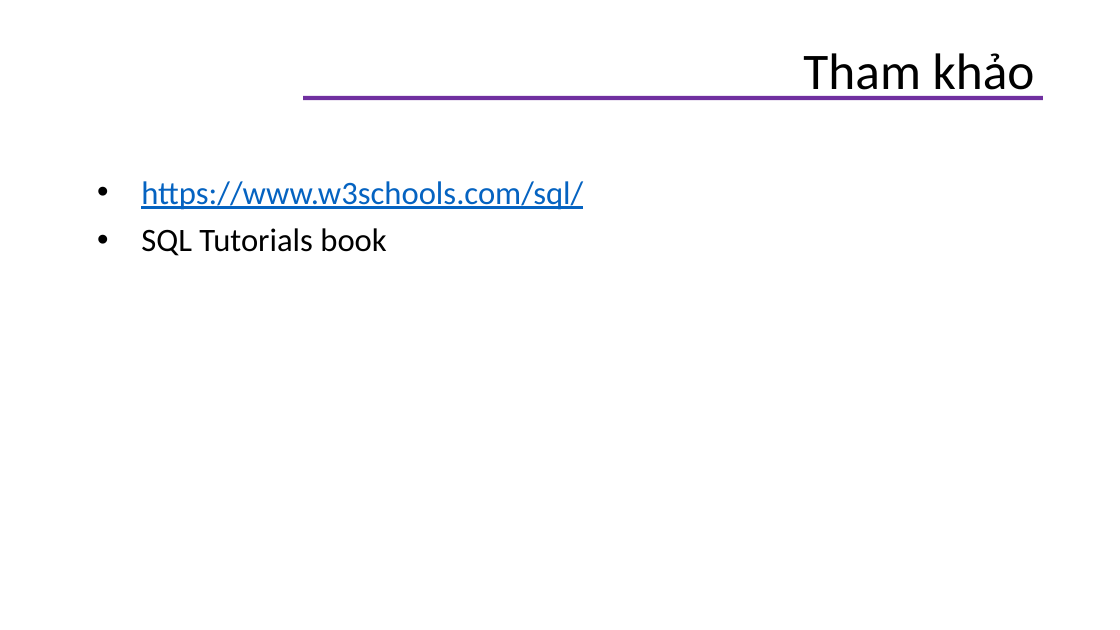
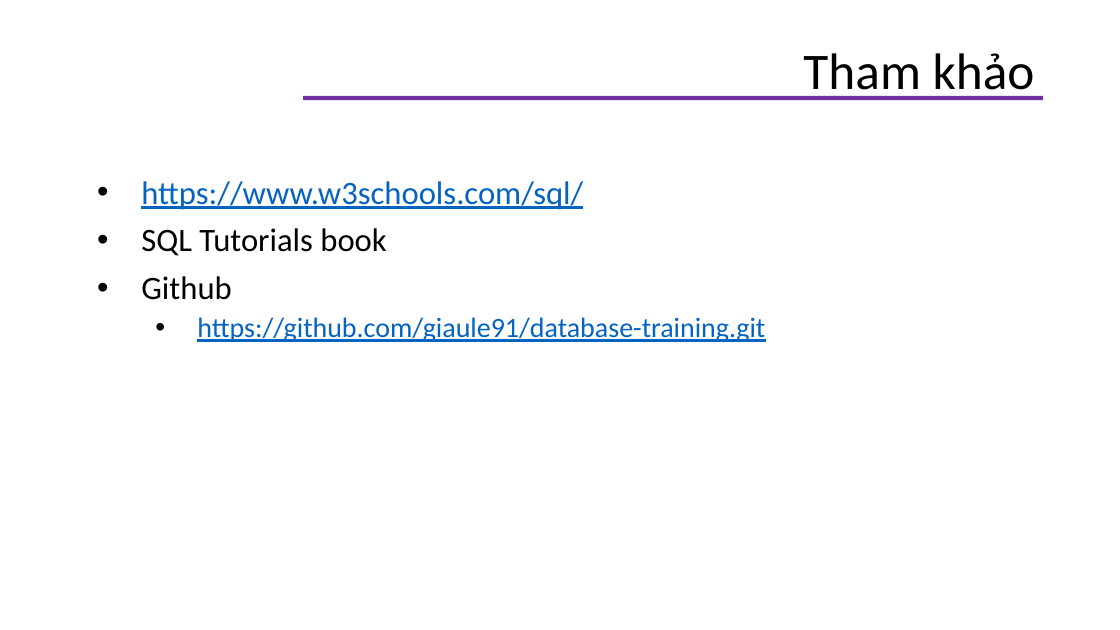
Before and after one commit to helenhash/database-training, a slide deck: slide 3 of docs/database - vi.pptx. Drawn at 1120x630 pixels with LibreOffice and Linux fonts; fonts in the diff are those of the drawing; background and template pictures are left out. Boxes give left, top, right and bottom in pixels: in the first picture for what was removed or moved away, otherwise in the second. Text is boxed around its words. In the diff, an @@ line names an element or a change of style, - is before the commit and + after.

Commit message:
rev slide

```diff
--- a/docs/database - vi.pptx
+++ b/docs/database - vi.pptx
@@ text at box(141, 276, 765, 342): paragraphs added @@
+• Github
+  • https://github.com/giaule91/database-training.git
```
Also in this commit, not shown: 2 other files.
